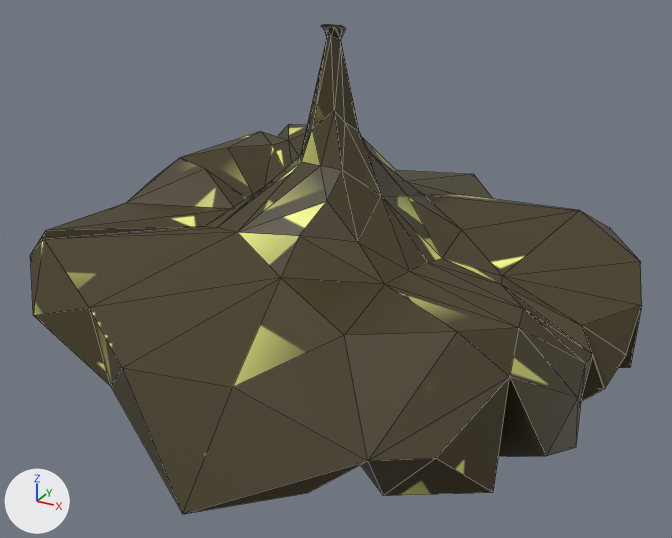
Before and after pictures for a commit that changed the OBJ model Models/island/island.obj.
Before and after are seen from a camera (50 mm lens) standing at (111.2, -200.1, 37.2) and looking at (4.9, -6.8, -59.4). The axes (+X, +Y, +Z) are drawn at lower left. The lights are the same throughout. Mesh edges are drawn as thin lines. Where no turn or scale is listed for an object, it has been applied to the vertices.
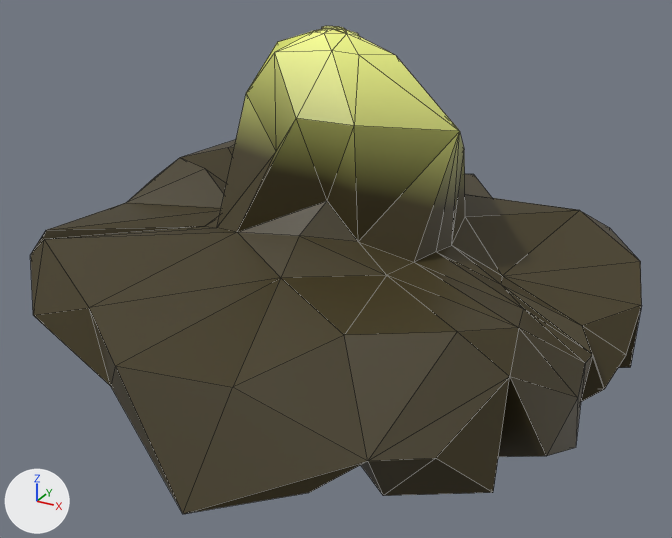
Patch to the scene script:
```diff
--- a/Models/island/island.obj.py
+++ b/Models/island/island.obj.py
@@ me_icosphere @@
 # used by ob_icosphere; location = (0.0, 0.0, 0.0)
-me_icosphere.from_pydata(...)  # 165 vertices, 326 faces; spans x -65.0..78.0, y -82.0..75.0, z -111.0..1.0
-me_icosphere.vertices[0].co = (-8.0, -75.0, -58.0)  # pixel (122, 367)
+me_icosphere.from_pydata(...)  # 165 vertices, 326 faces; spans x -65.0..78.0, y -82.0..75.0, z -111.0..0.0
+# me_icosphere part 1: 36 of 165 vertices moved; they spanned x -10.0..31.0, y -20.0..23.0, z -54.0..1.0 and now span x -22.0..37.0, y -21.0..27.0, z -51.0..0.0; mean shift (0.0, 0.0, 8.0); largest move (15.0, -2.0, -39.0) -> (37.0, -6.0, -19.0)
+# me_icosphere part 2
+me_icosphere.vertices[0].co = (-8.0, -76.0, -57.0)  # pixel (115, 365)
+# me_icosphere part 3: texture (UV) coordinates of 326 of 326 faces, centred in x -63.0..77.0, y -75.0..66.0, z -110.0..1.0, changed; they spanned u 0.0..1.0, v 0.0..1.0 and now span u 0.0..1.0, v 0.0..1.0
 me_icosphere.materials.append(mat_diff)
```

Boxes [x1, y1, x2, y2] around the edits, measured in the pictures (672 x 538 px; the box of a moved part takes in the faces that stretch with it):
'Icosphere', reshaped, surface changed (yellow to brown): before [30, 24, 642, 514]; after [30, 26, 642, 514]
part 1 of me_icosphere, moved or reshaped: before [206, 24, 579, 335]; after [206, 26, 579, 335]
part 2 of me_icosphere, moved or reshaped: [90, 278, 280, 513] in both
part 3 of me_icosphere, surface changed (yellow to brown): before [30, 25, 642, 514]; after [30, 26, 642, 514]
